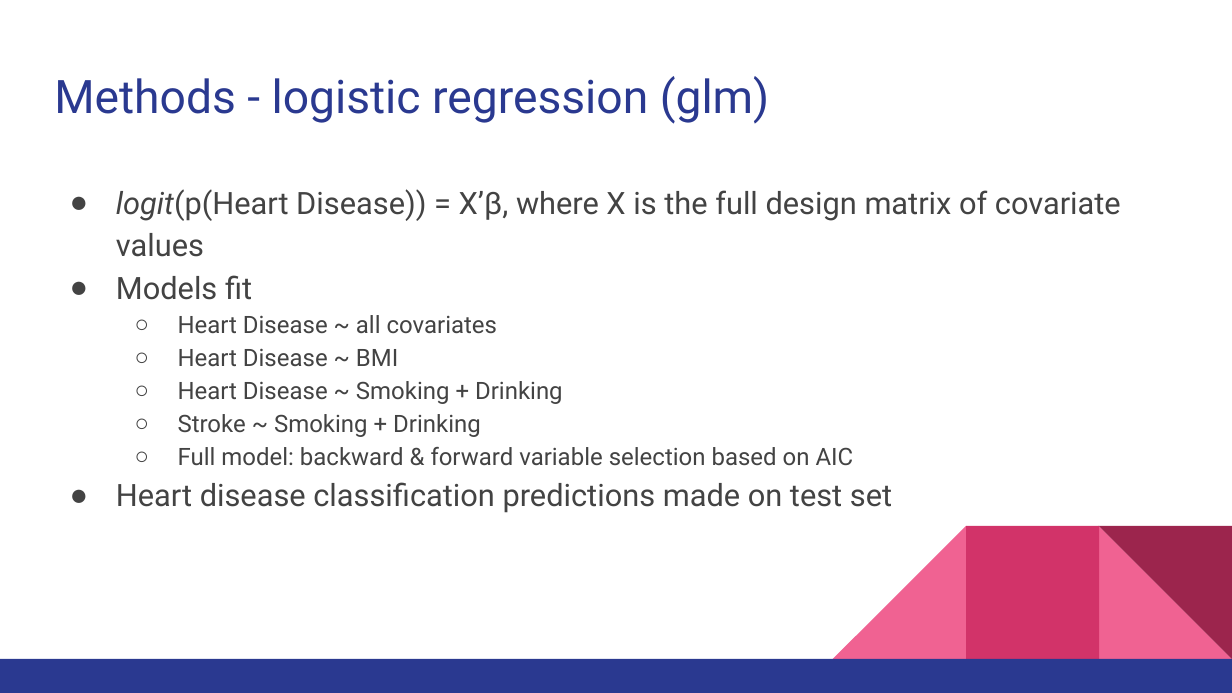
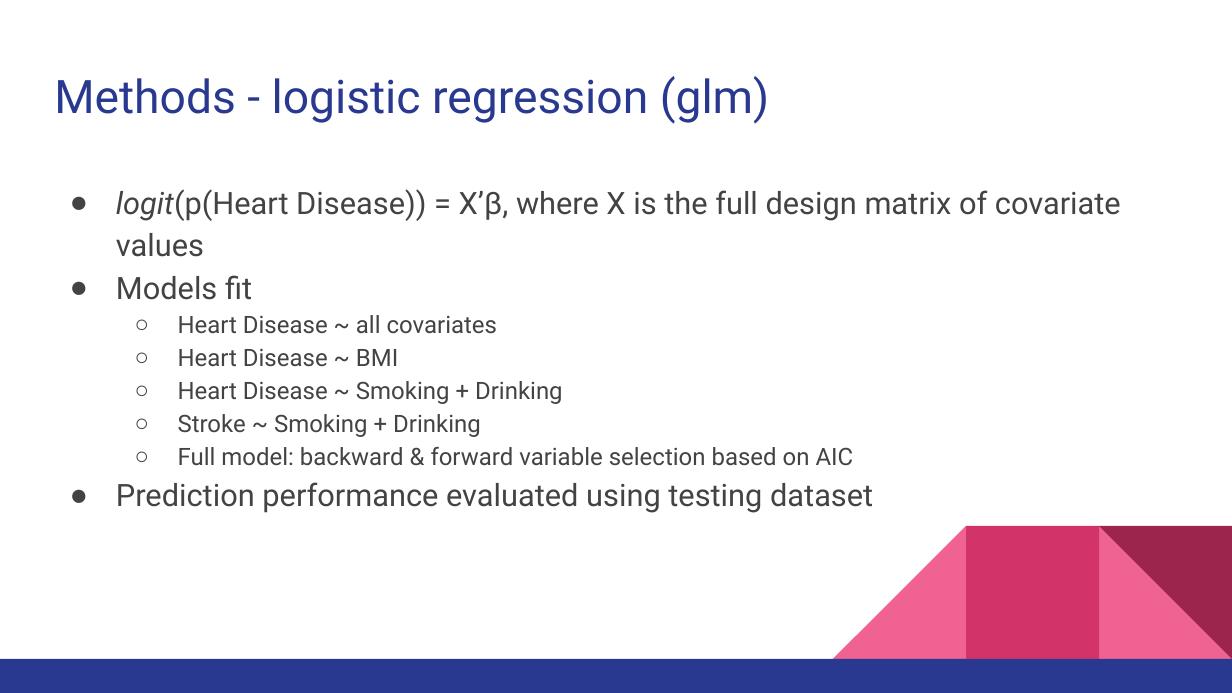
Before and after one commit to eunchong0204/bios735_group2, a slide deck: slide 23 of reports/Presentations/BIOS735_Group2_Presentation(4_27).pptx. Drawn at 1232x693 pixels with LibreOffice and Linux fonts; fonts in the diff are those of the drawing. Boxes give left, top, right and bottom in pixels: in the first picture for what was removed or moved away, otherwise in the second. Text is boxed around its words. In the diff, an @@ line names an element or a change of style, - is before the commit and + after.

```diff
--- a/reports/Presentations/BIOS735_Group2_Presentation(4_27).pptx
+++ b/reports/Presentations/BIOS735_Group2_Presentation(4_27).pptx
@@ text at [116, 482, 873, 513]: text changed @@
-● Heart disease classification predictions made on test set
+● Prediction performance evaluated using testing dataset
```
Also in this commit, not shown: 12 other slides changed, 3 slides added, 3 slides removed, 2 other files.
